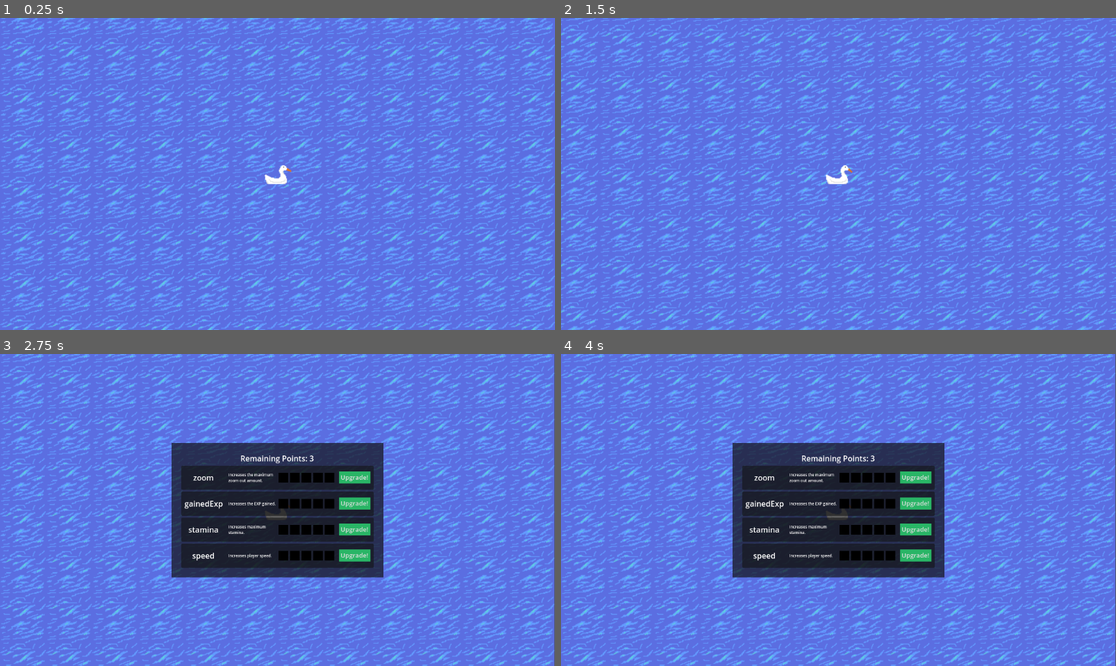
Above: before the commit, frames 1-4 (two rows, left to right).
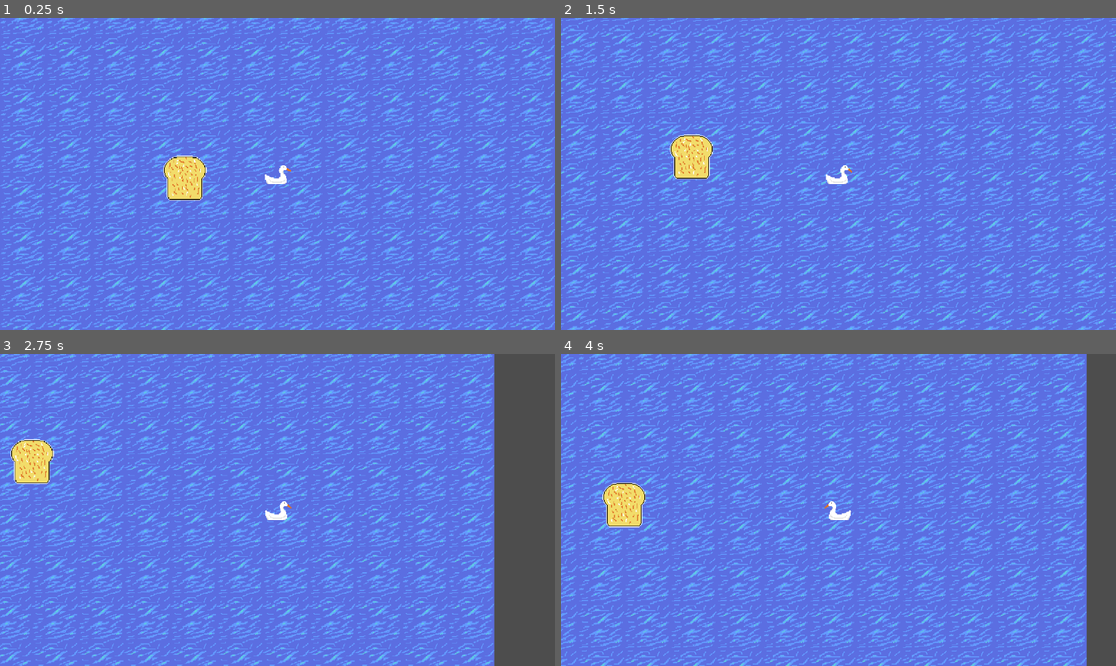
Above: after the commit, the same moments.

Repository: morie197/guwa-guwa-adventures
Game: Godot game, scene res://scenes/level.tscn
The game is run twice, just before and just after one commit, with the same random seed, the same clock (stepped at 60 frames per second) and the same inputs.
Inputs:
- Up to frame 1 (0.25 s): no input
- Up to frame 2 (1.5 s): hold D (right) 0.53-1.28 s; tap Q (quack) at 0.6 s; hold S (down) from 1.28 s (still down); tap R (dive) at 1.35 s
- Up to frame 3 (2.75 s): tap Q (quack) at 1.55, 2.3 s; release S (down) at 2.03 s; hold D (right) from 2.03 s (still down); hold Space (fly) from 2.03 s (still down)
- Up to frame 4 (4 s): release D (right) at 2.78 s; release Space (fly) at 2.78 s; hold W (up) 2.78-3.53 s; tap Q (quack) at 2.85, 3.8 s; hold A (left) from 3.53 s (still down); hold Shift (sprint) from 3.53 s (still down)

The runs differ from the first frame. In frame 1, 1.8% of the frame differs, in the area x 0-100%, y 0-100%; in frame 2, 1.7%; in frame 3, 52%; in frame 4, 48%.

Commit message:
[Add] Duck treats
Added "duck treats", replacing EXP

Diff:
--- a/project.godot
+++ b/project.godot
@@ -92,3 +92,8 @@
 2d_physics/layer_2="area"
 2d_physics/layer_3="landblockade"
 2d_physics/layer_4="airblockade"
+2d_physics/layer_5="ducksnack"
+
+[rendering]
+
+textures/canvas_textures/default_texture_filter=0
--- /dev/null
+++ b/scenes/duck_treat.tscn
@@ -0,0 +1,37 @@
+[gd_scene load_steps=5 format=3 uid="uid://dlea1st48lkyn"]
+
+[ext_resource type="Texture2D" uid="uid://bndjltytrte55" path="res://sprites/ducktreat.png" id="1_c7hxw"]
+[ext_resource type="Script" uid="uid://c516hnq6mf1ro" path="res://scripts/duck_treat.gd" id="1_r1g13"]
+
+[sub_resource type="CircleShape2D" id="CircleShape2D_sckgt"]
+radius = 28.0
+
+[sub_resource type="ParticleProcessMaterial" id="ParticleProcessMaterial_r1g13"]
+particle_flag_disable_z = true
+spread = 0.0
+radial_velocity_min = 39.999977
+radial_velocity_max = 49.999977
+gravity = Vector3(0, 0, 0)
+color = Color(0.98520666, 0.8996019, 0.5749157, 1)
+
+[node name="duckTreat" type="Area2D"]
+z_index = 1
+collision_layer = 0
+collision_mask = 16
+script = ExtResource("1_r1g13")
+
+[node name="CollisionShape2D" type="CollisionShape2D" parent="."]
+z_index = 1
+shape = SubResource("CircleShape2D_sckgt")
+
+[node name="Sprite2D" type="Sprite2D" parent="."]
+texture = ExtResource("1_c7hxw")
+
+[node name="GPUParticles2D" type="GPUParticles2D" parent="."]
+z_index = -1
+amount = 15
+lifetime = 2.0
+local_coords = true
+trail_enabled = true
+trail_lifetime = 1.0
+process_material = SubResource("ParticleProcessMaterial_r1g13")
--- a/scenes/level.tscn
+++ b/scenes/level.tscn
@@ -1,8 +1,9 @@
-[gd_scene load_steps=6 format=4 uid="uid://iw325qeeftst"]
+[gd_scene load_steps=7 format=4 uid="uid://iw325qeeftst"]
 
 [ext_resource type="PackedScene" uid="uid://bo5k27tj5txjb" path="res://scenes/player.tscn" id="1_2q6dc"]
 [ext_resource type="Texture2D" uid="uid://cumefnsjpv8g5" path="res://sprites/tilesetduck.png" id="1_mx8sn"]
 [ext_resource type="PackedScene" uid="uid://bdgxe0o350b3g" path="res://scenes/ui_manager.tscn" id="3_w8frs"]
+[ext_resource type="PackedScene" uid="uid://dlea1st48lkyn" path="res://scenes/duck_treat.tscn" id="4_mx8sn"]
 
 [sub_resource type="TileSetAtlasSource" id="TileSetAtlasSource_ppgk2"]
 texture = ExtResource("1_mx8sn")
@@ -46,12 +47,15 @@
 [node name="Overground" type="Node2D" parent="." groups=["overground"]]
 
 [node name="TileMapLayer" type="TileMapLayer" parent="Overground" groups=["tilemap"]]
+z_index = -5
 tile_map_data = PackedByteArray("AAACAAAAAQAAAAAAAAACAP//AQAAAAAAAAADAP//AQAAAAAAAAADAAAAAQAAAAAAAAABAAAAAQAAAAAAAAABAP …(8720 unchanged characters)…
 tile_set = SubResource("TileSet_2r41h")
 
 [node name="areas" type="Node2D" parent="Overground"]
 
 [node name="Player" parent="." instance=ExtResource("1_2q6dc")]
-collision_layer = 3
 
 [node name="UIManager" parent="." instance=ExtResource("3_w8frs")]
+
+[node name="duckTreat" parent="." instance=ExtResource("4_mx8sn")]
+position = Vector2(-128, 0)
--- a/scenes/player.tscn
+++ b/scenes/player.tscn
@@ -111,7 +111,9 @@
 size = Vector2(4, 4)
 
 [node name="Player" type="CharacterBody2D" groups=["player"]]
+collision_layer = 17
 collision_mask = 13
+motion_mode = 1
 script = ExtResource("1_3vyb7")
 
 [node name="swimming" type="AnimatedSprite2D" parent="."]
--- /dev/null
+++ b/scripts/duck_treat.gd
@@ -0,0 +1,29 @@
+extends Node2D
+
+var origin: Vector2
+
+var hoverState: int = 1
+var hoverSpeed: float = 0.6
+var hoverAmount: float = 20.0
+var hoverTime: float = 0.0
+
+func _ready():
+	self.body_entered.connect(_player_entered)
+	origin = global_position
+
+func _physics_process(delta):
+	if hoverState == 1:
+		hoverTime += delta
+		if hoverTime >= hoverSpeed:
+			hoverState = -1
+	else:
+		hoverTime -= delta
+		if hoverTime <= -hoverSpeed:
+			hoverState = 1
+	global_position.y = origin.y + (hoverTime * hoverAmount)
+
+
+func _player_entered(body: Node2D):
+	print("duck enter")
+	GameManager.treatGet()
+	queue_free()
--- a/scripts/game_manager.gd
+++ b/scripts/game_manager.gd
@@ -45,10 +45,11 @@
 func _process(delta):
 	pass
 
-func expGain(expAmount: int):
-	EXP += round(expAmount * expMulti)
-	if EXP >= EXPUntilNextLevel:
-		_levelUp(EXP-EXPUntilNextLevel)
+func treatGet():
+	print("treat got!")
+	#EXP += round(expAmount * expMulti)
+	#if EXP >= EXPUntilNextLevel:
+	#	_levelUp(EXP-EXPUntilNextLevel)
 
 func closeUpgrades():
 	expMulti = _calculateBonus("gainedExp")
--- a/scripts/player.gd
+++ b/scripts/player.gd
@@ -17,7 +17,6 @@
 var sprinting: bool = false
 var flying: bool = false
 var tired: bool = false
-var quackEXP: int = 100
 var tile: Vector2i = Vector2i.ZERO
 var newtile: Vector2i = Vector2i.ZERO
 
@@ -32,6 +31,7 @@
 
 func _ready():
 	area_collider.area_entered.connect(_area_enter)
+
 	stamina = maxStamina * staminaMultiplier
 
 
@@ -95,7 +95,7 @@
 
 	if GameManager.abilities.has("quack"):
 		if Input.is_action_just_pressed("quack"):
-			GameManager.expGain(quackEXP)
+			pass
 
 	if GameManager.abilities.has("dive") and areaFlag == "dive":
 		if Input.is_action_just_pressed("dive"):
Not shown, added: scripts/duck_treat.gd.uid
Binary file added: sprites/ducktreat.png
Not shown, added: sprites/ducktreat.png.import
